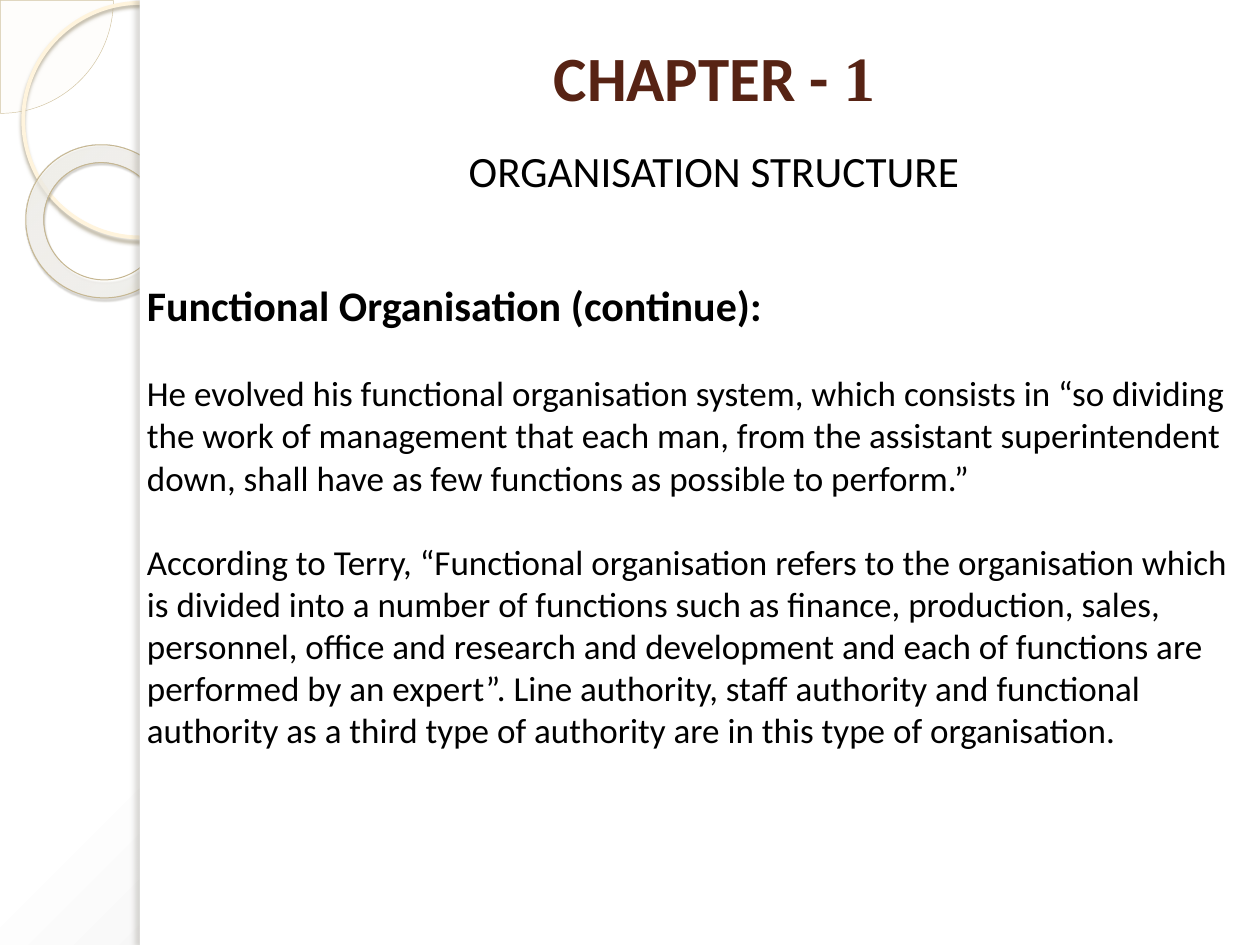
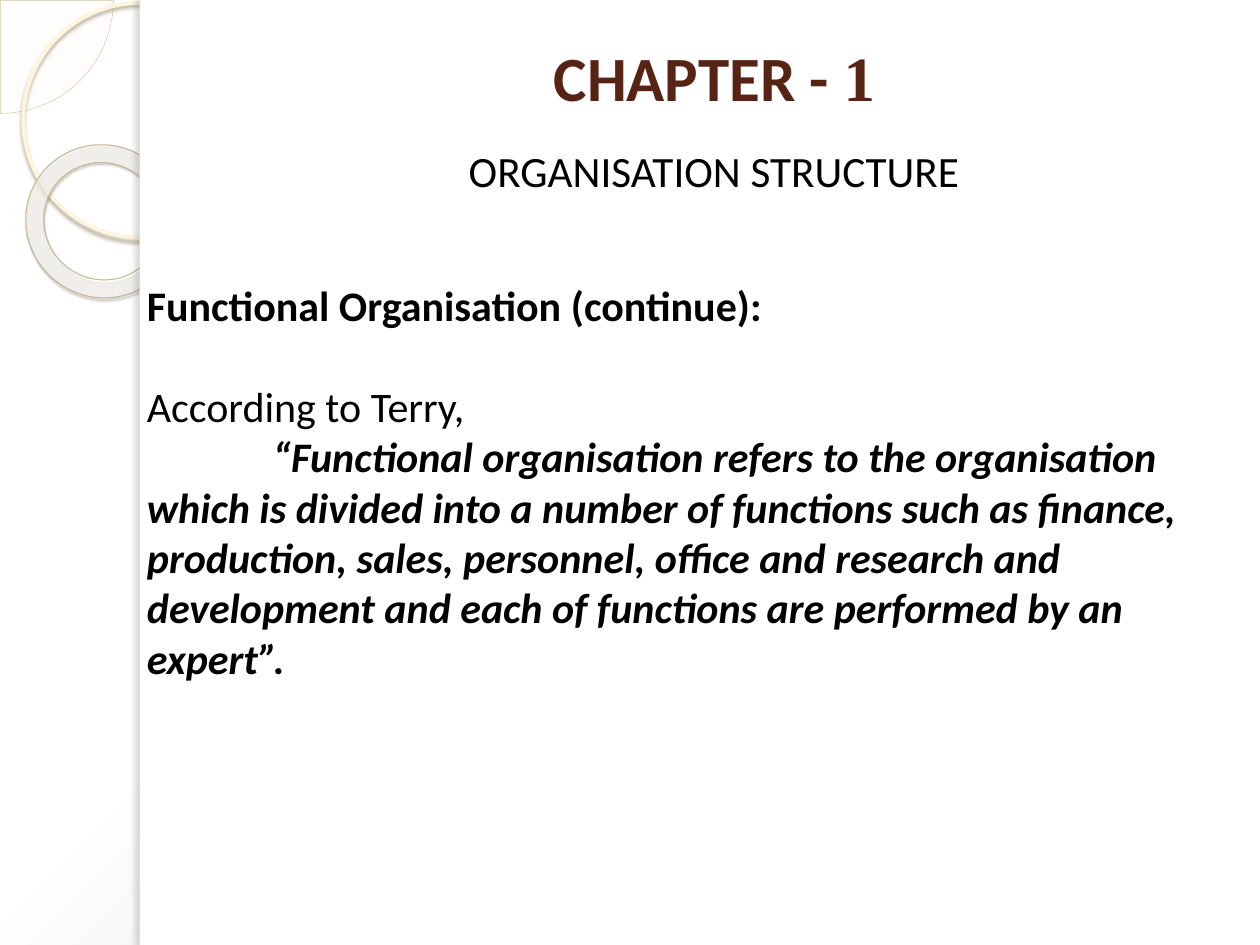
Before and after one commit to pankajgautam307/notes_2026, a slide deck: slide 44 of BOM/Presentation Ch-1.pptx (slide 34 before the commit). Drawn at 1260x945 pixels with LibreOffice and Linux fonts; fonts in the diff are those of the drawing. Boxes give left, top, right and bottom in pixels: in the first picture for what was removed or moved away, otherwise in the second. Text is boxed around its words. In the diff, an @@ line names an element or a change of style, - is before the commit and + after.

```diff
--- a/BOM/Presentation Ch-1.pptx
+++ b/BOM/Presentation Ch-1.pptx
@@ text at bbox=[147, 392, 1176, 681]: text changed; size 20 to 24 pt; bold on; italic on @@
-He evolved his functional organisation system, which consists in “so dividing the work of management that each man, from the assistant superintendent down, shall have as few functions as possible to perform.”
-According to Terry, “Functional organisation refers to the organisation which is divided into a number of functions such as finance, production, sales, personnel, office and research and development and each of functions are performed by an expert”. Line authority, staff authority and functional authority as a third type of authority are in this type of organisation.
+According to Terry,
+“Functional organisation refers to the organisation which is divided into a number of functions such as finance, production, sales, personnel, office and research and development and each of functions are performed by an expert”.
```
Also in this commit, not shown: 11 other slides changed, 10 slides added, 2 other files.
